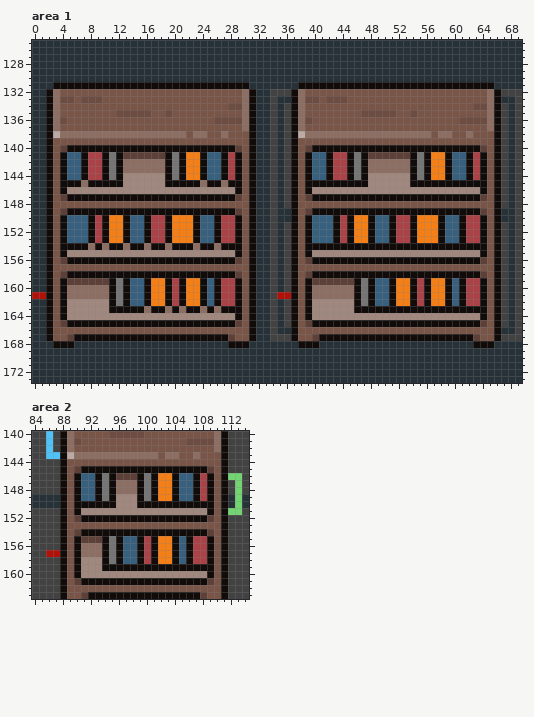
Pixel-art file: works/object/object_0001.aseprite. Above: the version before the commit.
296x200 pixels, 1 frame. Colours within 5 levels of each other are drawn and written as one. Shown: area 1: x 0..69, y 125..173; area 2: x 84..114, y 140..163.
After:
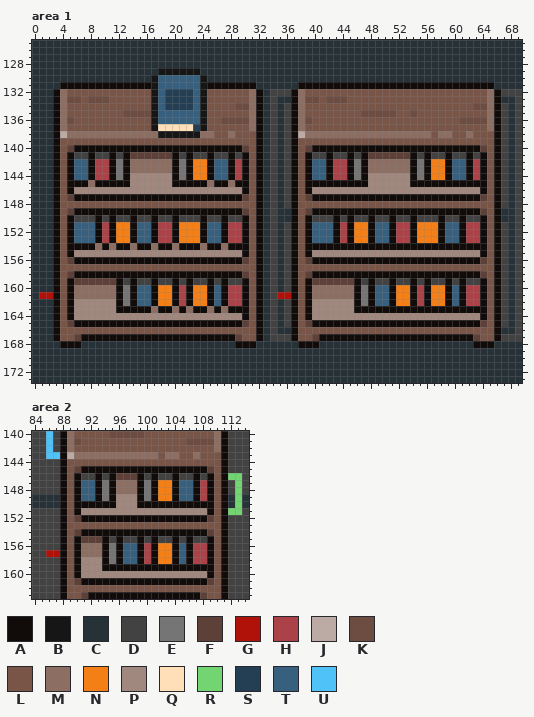
Palette (. is transparent): A #110b0a  B #161616  C #263238  D #424242  E #757575  F #5d4037  G #b0120a  H #aa4247  J #bcaaa4  K #6d4c41  L #795548  M #8d6e63  N #f57f17  P #a1887f  Q #ffdfb8  R #72d572  S #243e53  T #375f7e  U #4fc3f7
Diff:
Changed rows in their new state; - is an unchanged pixel.
Area 1, layer "body":
first column x 0:
129 ------------------BBBBBB----------------------------------------
130 -----------------BTTTTTTB---------------------------------------
131 ---C-------------BTTTTTTB------A--------------------------------
132 --CAM------------BTSSSSTB-----LMA-------------------------------
133 --CAM-KL--K------BTSSSSTB-----LMA-------------------------------
134 --CAM------------BTSSSSTB---L-KMA-------------------------------
135 --CAM-------L----BTTTTTTB-----LMA-------------------------------
136 --CAMK-----------BTTTTTTB-L---KMA-------------------------------
137 --CAM------------BQQQQQSB-----LMA-------------------------------
138 --CAJ-------------BBBBBB-M-LM--LA-------------------------------
139 --CA---------------------------LA-------------------------------
140 --CALF-----------------------AFLA-------------------------------
141 --CALADDADDADA-----FADADDADDADALA-------DD-DD-D--------D-DD-DD-D
142 --CALA-TA-HAEA-----MAEA-NA-TAHALA-------------------------------
143 --CALA-TA-HAEA-----MAEA-NA-TAHALA-------------------------------
144 --CALA-TA-HAEA-----PAEA-NA-TAHALA-------------------------------
145 --CAL--AM----A-----P----AM-AM-ALA-------------------------------
146 --CALA-----------------------PALA-------------------------------
147 --CALF-----------------------AFLA-------------------------------
148 --CA---------------------------LA-------------------------------
149 --CALF-----------------------AFLA-------------------------------
150 --CALADDDADADDADDADDADDDADDADDALA-------DDD-D-DD-DD-DD-DDD-DD-DD
151 --CALA--TAHA-NA-TA-HA--NA-TA-HALA-------------------------------
152 --CALA--TAHA-NA-TA-HA--NA-TA-HALA-------------------------------
153 --CALA--TAHA-NA-TA-HA--NA-TA-HALA-------------------------------
154 --CAL---AMAM-AM-AM-AM--AM-AM--ALA-------------------------------
155 --CALA-----------------------PALA-------------------------------
156 --CALF-----------------------AFLA-------------------------------
157 --CA---------------------------LA-------------------------------
158 --CALF-----------------------AFLA-------------------------------
159 --CALA-----FADADDADDADADDADADDALA--------------D-DD-DD-D-DD-D-DD
160 --CALA-----MAEA-TA-NAHA-NATA-HALA-------------------------------
161 C-GALA-----MAEA-TA-NAHA-NATA-HALA-------------------------------
162 --CALA-----PAEA-TA-NAHA-NATA-HALA-------------------------------
163 --CALA-----P----AM-AMAM-AMAM--ALA-------------------------------
164 --CALA-----------------------PALA-------------------------------
165 --CALF-----------------------AFLA-------------------------------
166 --CA---------------------------LA-------------------------------
167 --CA-LF---------------------AF-LA-------------------------------
168 ---C--A---------------------C--A--------------------------------
Area 2, layer "body":
first column x 91:
146 DD-D-----D-DD-DD-D
first column x 95:
155 D-DD-D-DD-D-DD
